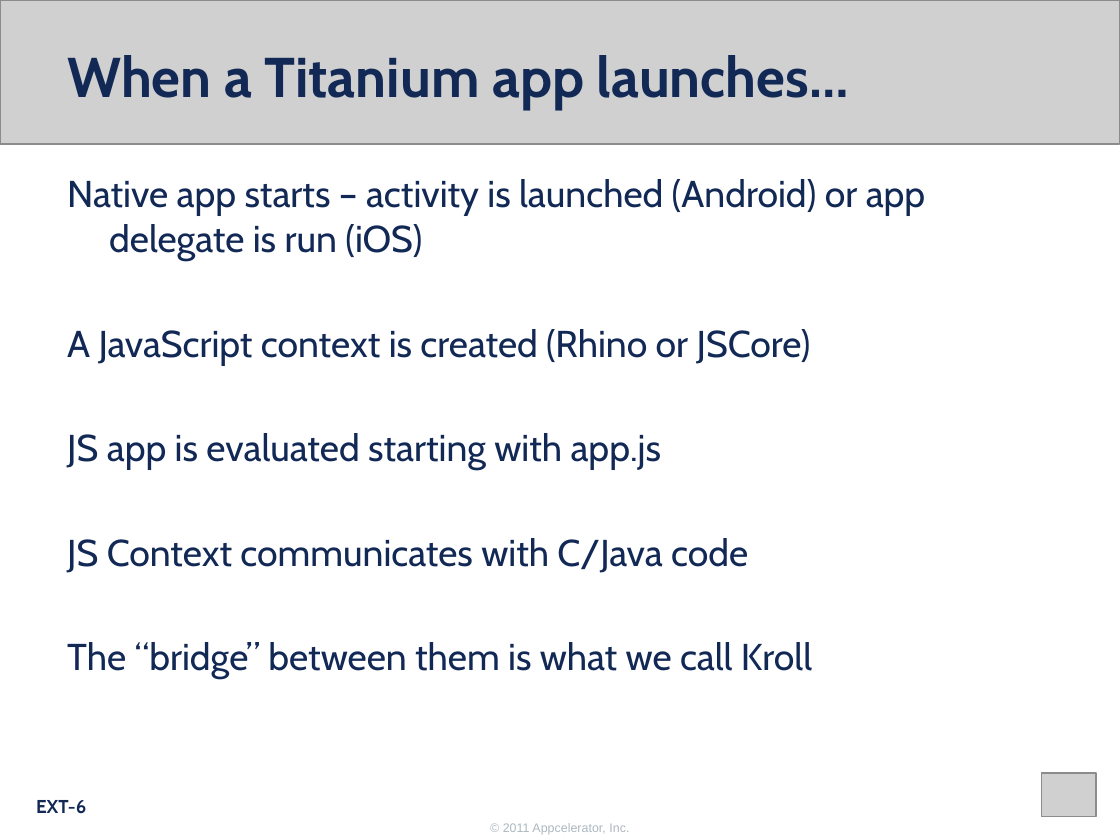
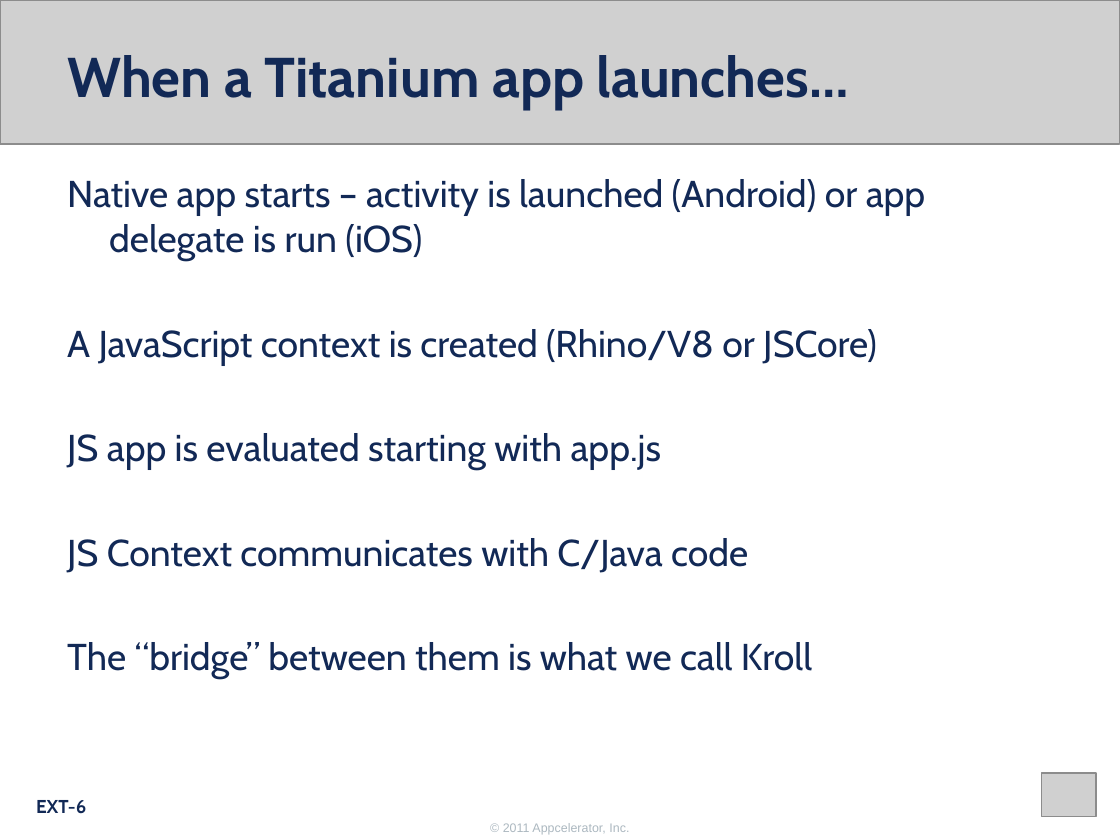
Before and after one commit to appcelerator-forks/appcelerator-training.tcmd_certification, a slide deck: slide 6 of 370.pptx. Drawn at 1120x840 pixels with LibreOffice and Linux fonts; fonts in the diff are those of the drawing; grey boxes stand for pictures; background and template pictures are left out. Boxes give left, top, right and bottom in pixels: in the first picture for what was removed or moved away, otherwise in the second. Text is boxed around its words. In the diff, an @@ line names an element or a change of style, - is before the commit and + after.

```diff
--- a/370.pptx
+++ b/370.pptx
@@ text at (x1=67, y1=329, x2=877, y2=365): text changed @@
-A JavaScript context is created (Rhino or JSCore)
+A JavaScript context is created (Rhino/V8 or JSCore)
```
Also in this commit, not shown: 4 other files.
